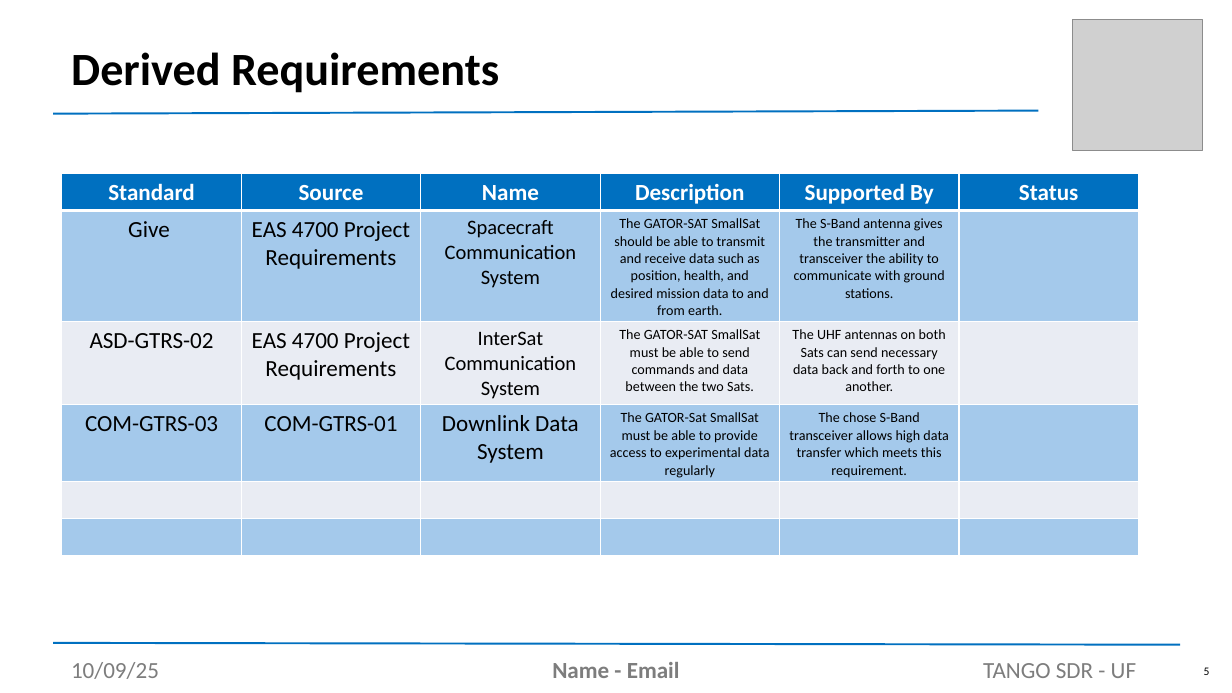
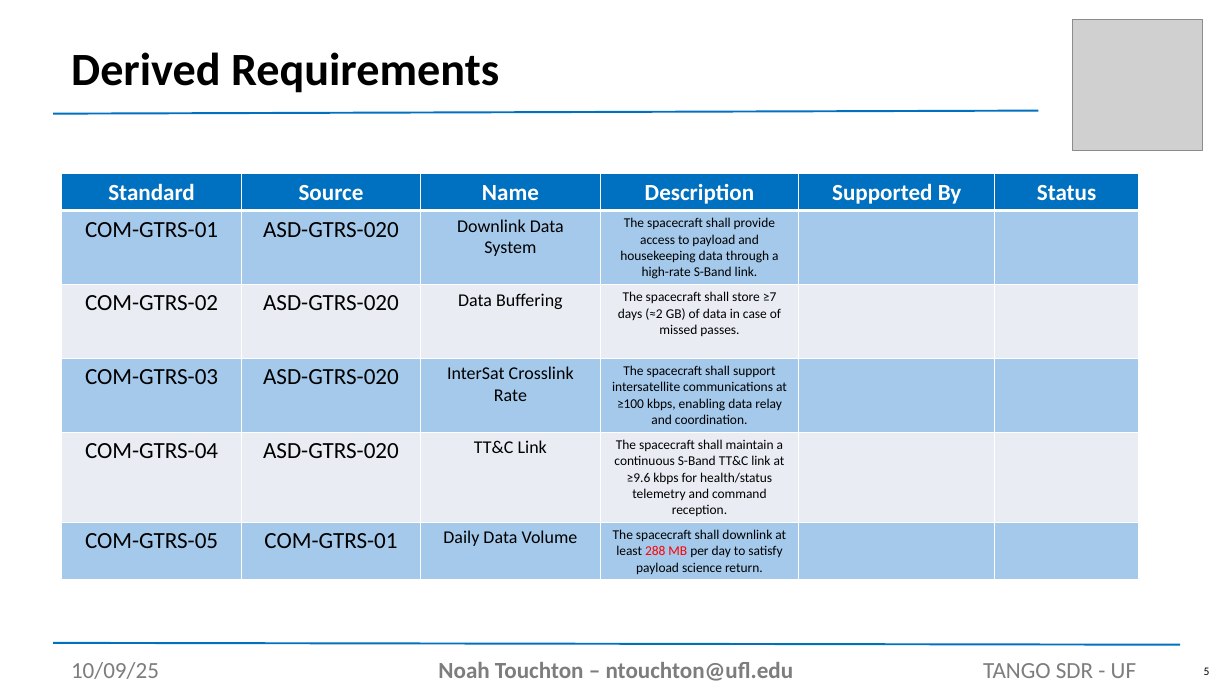
Before and after one commit to noahtouchton/School, a slide deck: slide 5 of Fall 2025/Aero Design 1/PowerPoint/SDR Presentation Template.pptx. Drawn at 1232x693 pixels with LibreOffice and Linux fonts; fonts in the diff are those of the drawing; grey boxes stand for pictures. Boxes give left, top, right and bottom in pixels: in the first picture for what was removed or moved away, otherwise in the second. Text is boxed around its words. In the diff, an @@ line names an element or a change of style, - is before the commit and + after.

```diff
--- a/Fall 2025/Aero Design 1/PowerPoint/SDR Presentation Template.pptx
+++ b/Fall 2025/Aero Design 1/PowerPoint/SDR Presentation Template.pptx
@@ table at (x1=62, y1=174, x2=1138, y2=580) @@
-row 2: Give | EAS 4700 Project Requirements | Spacecraft Communication System | The GATOR-SAT SmallSat should be able to transmit and receive data such as position, health, and desired mission data to and from earth. | The S-Band antenna gives the transmitter and transceiver the ability to communicate with ground stations. | 
+row 2: COM-GTRS-01 | ASD-GTRS-020 | Downlink Data System | The spacecraft shall provide access to payload and housekeeping data through a high-rate S-Band link. |  | 
-row 3: ASD-GTRS-02 | EAS 4700 Project Requirements | InterSat Communication System | The GATOR-SAT SmallSat must be able to send commands and data between the two Sats. | The UHF antennas on both Sats can send necessary data back and forth to one another. | 
+row 3: COM-GTRS-02 | ASD-GTRS-020 | Data Buffering | The spacecraft shall store ≥7 days (≈2 GB) of data in case of missed passes. |  | 
-row 4: COM-GTRS-03 | COM-GTRS-01 | Downlink Data System | The GATOR-Sat SmallSat must be able to provide access to experimental data regularly | The chose S-Band transceiver allows high data transfer which meets this requirement. | 
+row 4: COM-GTRS-03 | ASD-GTRS-020 | InterSat Crosslink Rate | The spacecraft shall support intersatellite communications at ≥100 kbps, enabling data relay and coordination. |  | 
-row 5:  |  |  |  |  | 
+row 5: COM-GTRS-04 | ASD-GTRS-020 | TT&C Link | The spacecraft shall maintain a continuous S-Band TT&C link at ≥9.6 kbps for health/status telemetry and command reception. |  | 
-row 6:  |  |  |  |  | 
+row 6: COM-GTRS-05 | COM-GTRS-01 | Daily Data Volume | The spacecraft shall downlink at least 288 MB per day to satisfy payload science return. |  | 
@@ text at (x1=438, y1=662, x2=794, y2=681): text changed @@
-Name - Email
+Noah Touchton – ntouchton@ufl.edu
```
Also in this commit, not shown: 2 other slides changed, 9 slides added, 9 other files.
